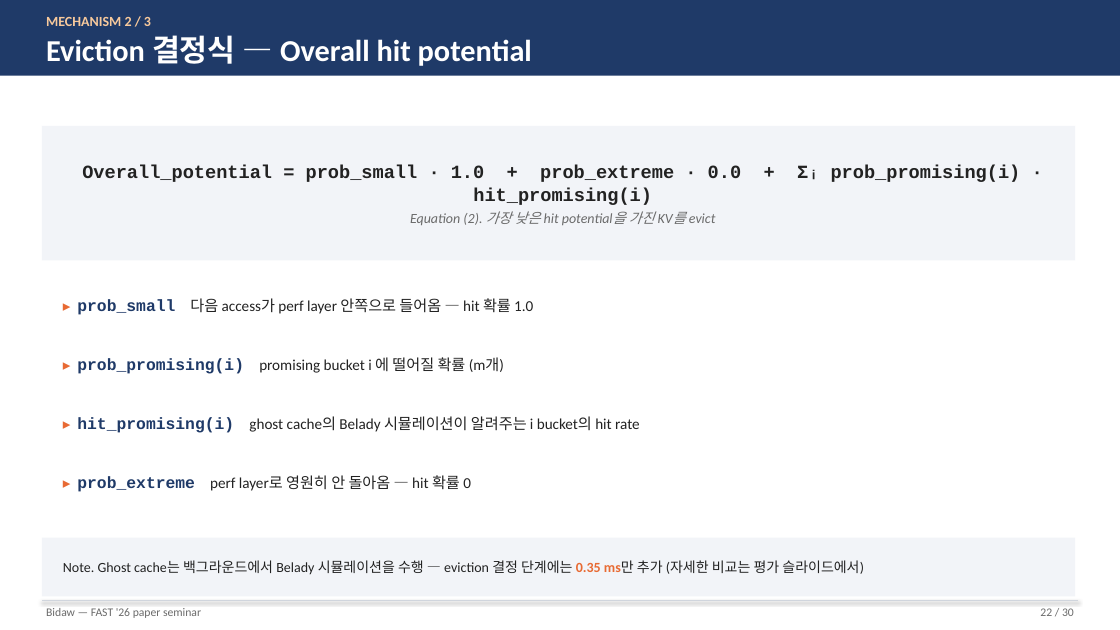
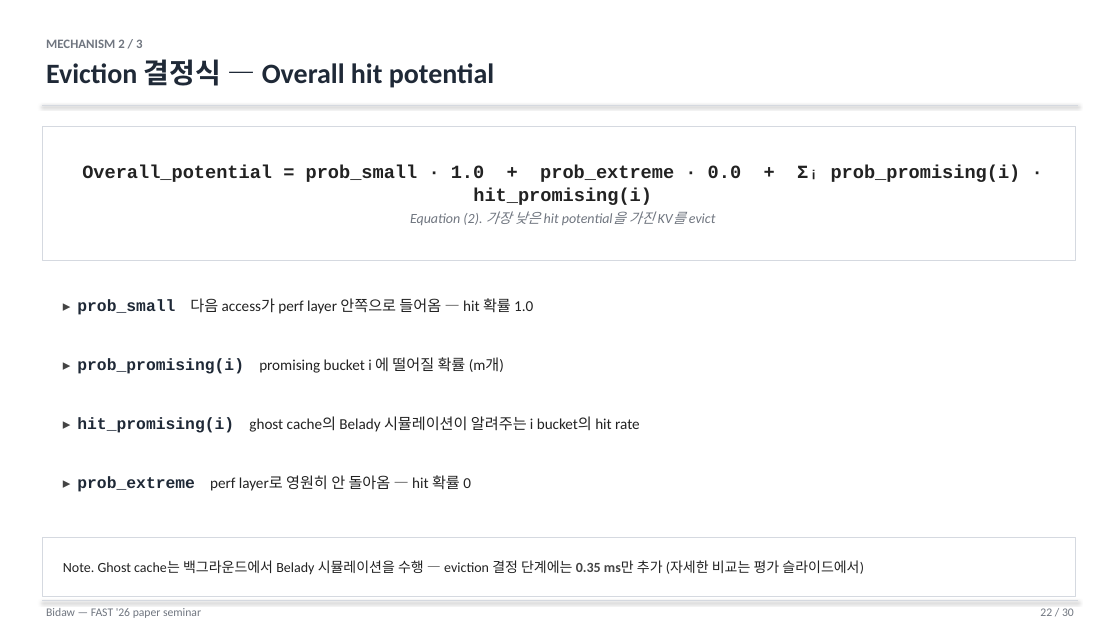
Before and after one commit to Daejun/bidaw, a slide deck: slide 22 of Bidaw_seminar.pptx. Drawn at 1120x630 pixels with LibreOffice and Linux fonts; fonts in the diff are those of the drawing. Boxes give left, top, right and bottom in pixels: in the first picture for what was removed or moved away, otherwise in the second. Text is boxed around its words. In the diff, an @@ line names an element or a change of style, - is before the commit and + after.

Commit message:
Redesign seminar deck with minimal white-background style
Replace the dark-blue header band, orange accents, and tinted callout
boxes with an austere paper-style layout:

- Background: pure white on every slide
- Header: small grey kicker + near-black title + 0.75pt grey rule
- Number markers: plain grey numerals (no orange/blue circles)
- Callout panels: white fill with thin grey border (auto-promoted in
  add_rect when caller passed the old BG_BAND tint)
- Cover slide: white background, large near-black "Bidaw" + grey meta

The figure slides themselves are unchanged; only chrome and emphasis
colours are reduced.

```diff
--- a/Bidaw_seminar.pptx
+++ b/Bidaw_seminar.pptx
@@ rectangle removed at <box>0,0,1120,76</box> @@
@@ text "MECHANISM 2 / 3": place and size @@
-text "MECHANISM 2 / 3" at <box>46,17,532,66</box>
+text "MECHANISM 2 / 3" at <box>46,39,494,88</box>
@@ text "MECHANISM 2 / 3" at <box>46,39,494,88</box>: size 12 to 11 pt, text colour #F7C99C to #707680 in "MECHANISM 2 / 3"; size 26 to 24 pt, text colour #FFFFFF to #1F2937 in "Eviction 결정식 — Overall hit potential"; more space between paragraphs; vertical alignment middle to top @@
@@ line added from (42, 105) to (1078, 105), #D5D9E0 0.75 pt @@
@@ rectangle at <box>42,126,1075,260</box>: fill #F2F4F8 to #FFFFFF; outline none to #D5D9E0 0.5 pt @@
@@ text at <box>410,211,715,225</box>: text colour #6B6B6B to #707680 in "Equation (2). 가장 낮은 hit potential을 가진 ..." @@
@@ text "▸ prob_small 다음 access가 perf ..." at <box>77,298,533,315</box>: text colour #E86A33 to #444444 in "▸"; text colour #1F3A68 to #1F2937 in "prob_small" @@
@@ text "▸ prob_promising(i) promising bucket i ..." at <box>77,357,504,374</box>: text colour #E86A33 to #444444 in "▸"; text colour #1F3A68 to #1F2937 in "prob_promising(i)" @@
@@ text "▸ hit_promising(i) ghost cache의 Belady ..." at <box>77,416,640,433</box>: text colour #E86A33 to #444444 in "▸"; text colour #1F3A68 to #1F2937 in "hit_promising(i)" @@
@@ text "▸ prob_extreme perf layer로 영원히 ..." at <box>77,475,471,492</box>: text colour #E86A33 to #444444 in "▸"; text colour #1F3A68 to #1F2937 in "prob_extreme" @@
@@ rectangle at <box>42,538,1075,597</box>: fill #F2F4F8 to #FFFFFF; outline none to #D5D9E0 0.5 pt @@
@@ text "Note. Ghost cache는 백그라운드에서 Belady ..." at <box>63,560,864,574</box>: text colour #E86A33 to #444444 in "0.35 ms만" @@
@@ text "Bidaw — FAST '26 paper ..." at <box>46,608,201,618</box>: text colour #6B6B6B to #707680 @@
@@ text "22 / 30" at <box>1040,608,1074,616</box>: text colour #6B6B6B to #707680 @@
```
Also in this commit, not shown: 29 other slides changed, 2 other files.
